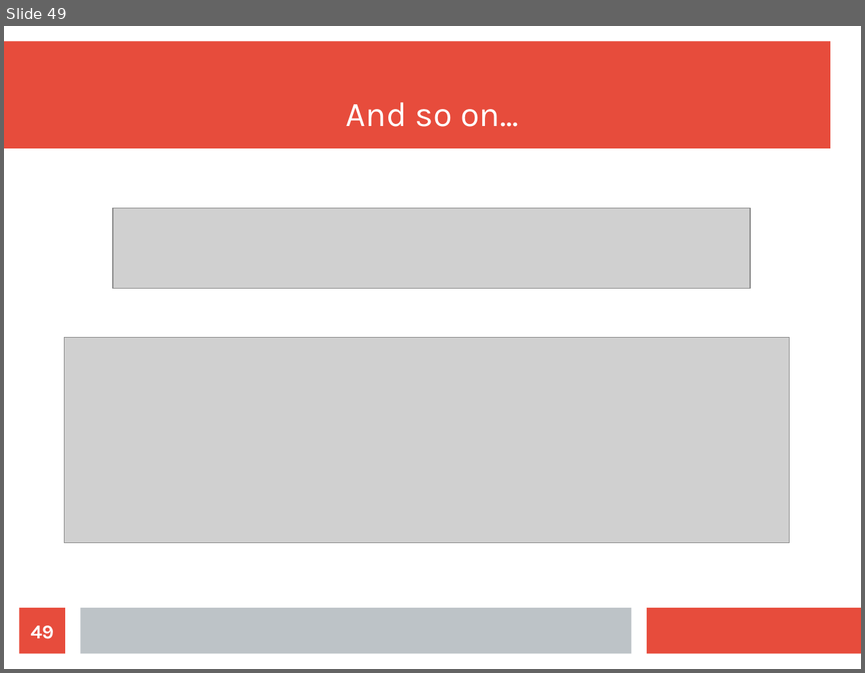
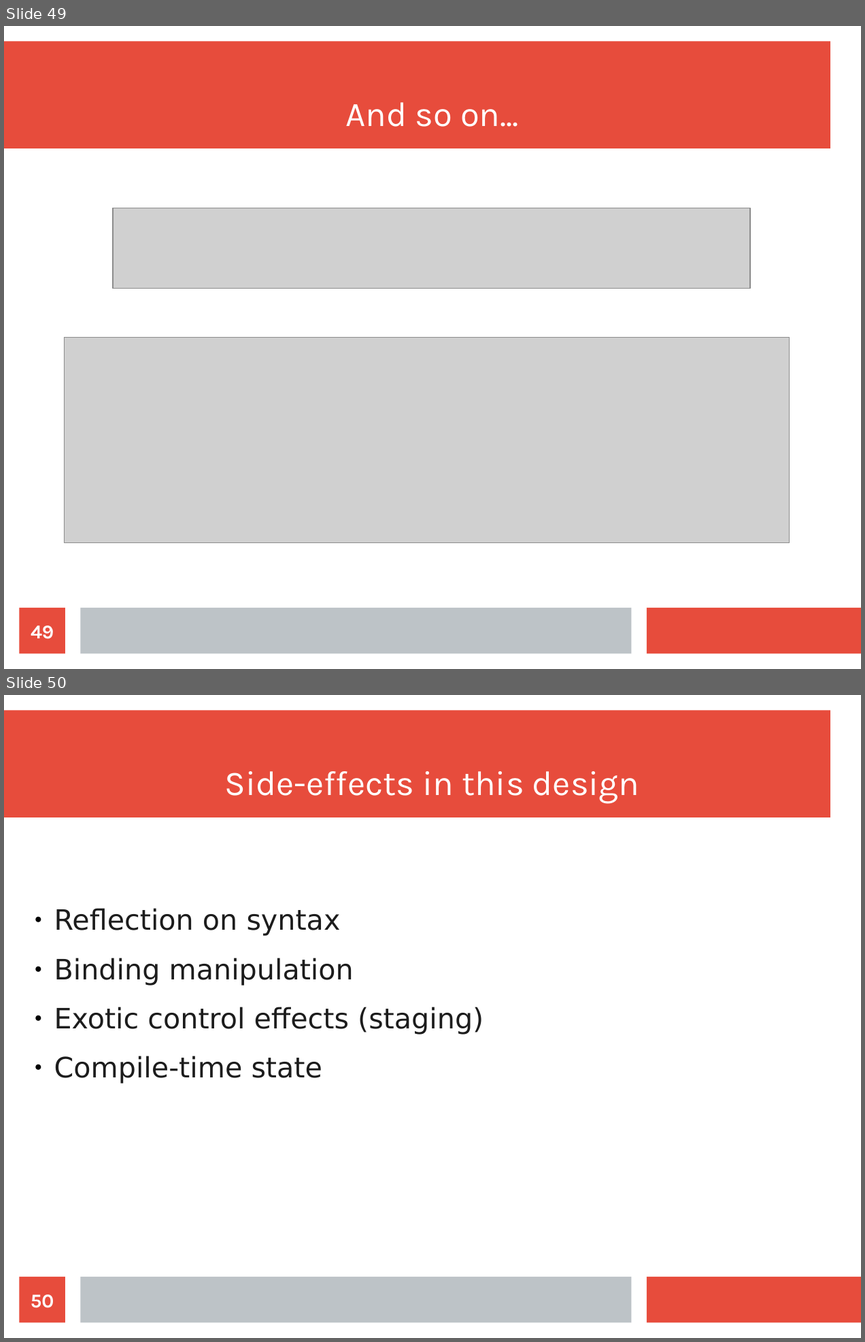
Before and after one commit to wilbowma/cur, a slide deck: hope-2016/slides.odp. Shown one above the other, each under a label of ours: slide 49 before the commit, slides 49 and 50 after it. The pictures are 865x673 and 865x1342 pixels, drawn with LibreOffice and Linux fonts; fonts in the diff are those of the drawing; grey boxes stand for pictures. Boxes give left, top, right and bottom in pixels: in the first picture for what was removed or moved away, otherwise in the second. Text is boxed around its words. In the diff, an @@ line names an element or a change of style, - is before the commit and + after.

Commit message:
Rewrote conclusion
The future work section was garbage; instead end on a discussion of the
effects in language extension. Better for the HOPE audience anyway.

```diff
--- a/hope-2016/slides.odp
+++ b/hope-2016/slides.odp
@@ slide 50 added at [4,695,861,1338], background #FFFFFF; not listed: 3 template elements that a slide beside it also shows @@
@@ title added at [225,771,639,803], 32 pt, text #FFFFFF @@
+Side-effects in this design
@@ text added at [54,908,483,1083], 26 pt, text #1C1C1C @@
+● Reflection on syntax
+● Binding manipulation
+● Exotic control effects (staging)
+● Compile-time state
@@ page number added at [20,1276,65,1323], fill #E74C3C, 18 pt, text #FFFFFF, bold @@
+50
```
Also in this commit, not shown: 1 slide changed, 1 slide removed.
